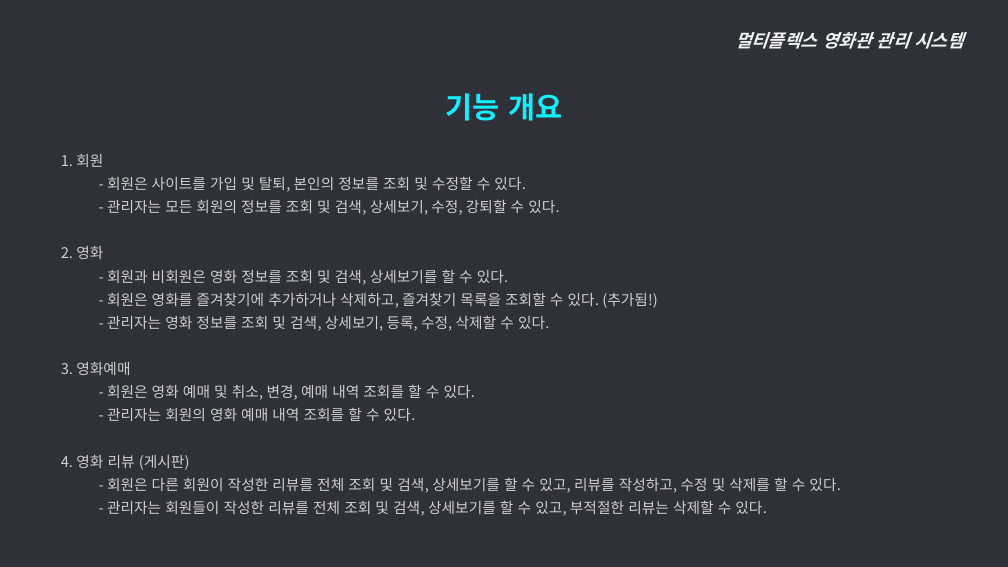
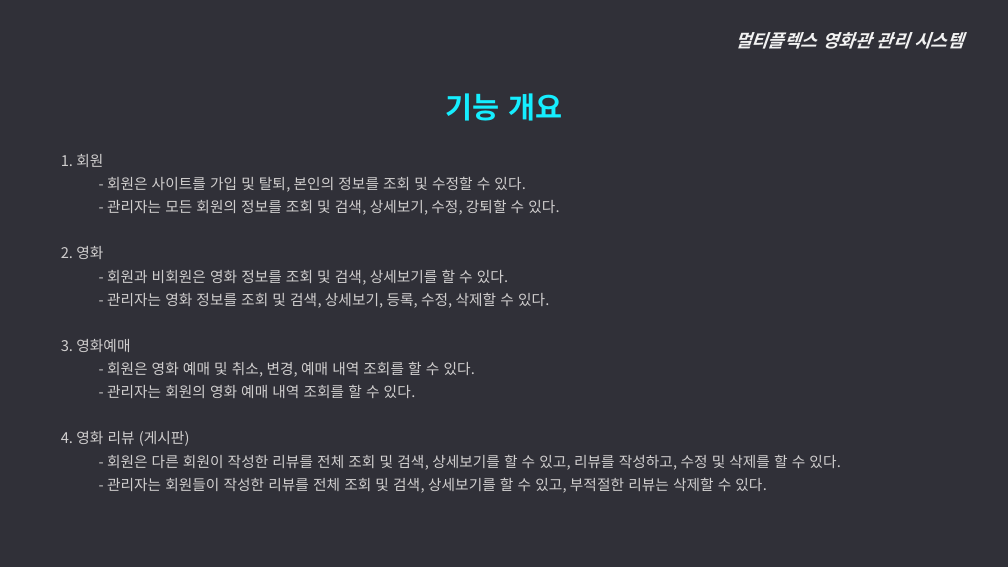
Before and after one commit to ywc-412/MultiplexTeamProject, a slide deck: slide 4 of 2조 시스템개요, 요구사항 정의.pptx. Drawn at 1008x567 pixels with LibreOffice and Linux fonts; fonts in the diff are those of the drawing. Boxes give left, top, right and bottom in pixels: in the first picture for what was removed or moved away, otherwise in the second. Text is boxed around its words. In the diff, an @@ line names an element or a change of style, - is before the commit and + after.

```diff
--- a/2조 시스템개요, 요구사항 정의.pptx
+++ b/2조 시스템개요, 요구사항 정의.pptx
@@ text at [107, 293, 657, 308]: paragraph removed @@
-    - 회원은 영화를 즐겨찾기에 추가하거나 삭제하고, 즐겨찾기 목록을 조회할 수 있다. (추가됨!)
```
Also in this commit, not shown: 15 other slides changed, 1 slide added, 4 slides removed, 2 other files.
